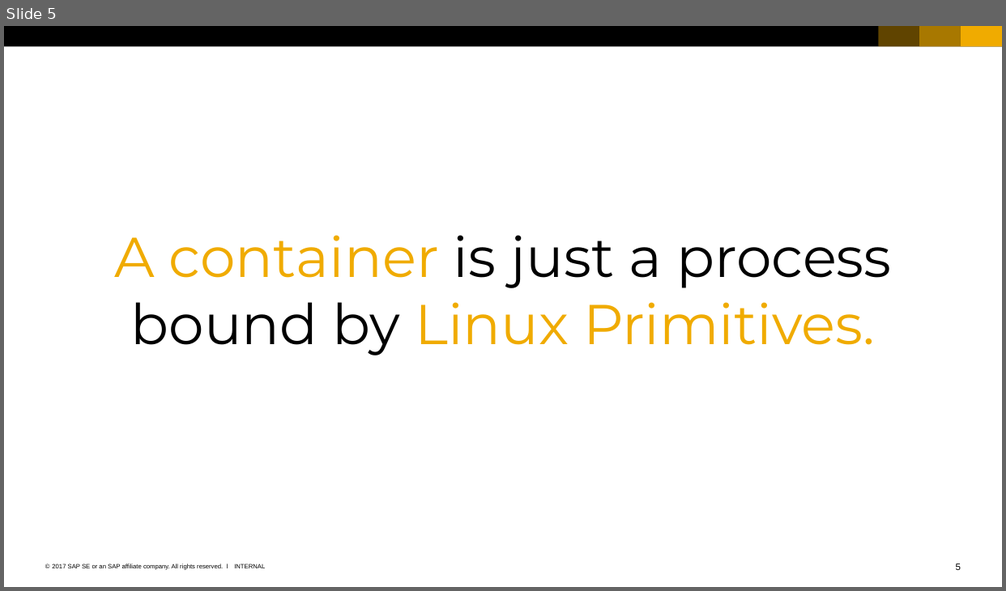
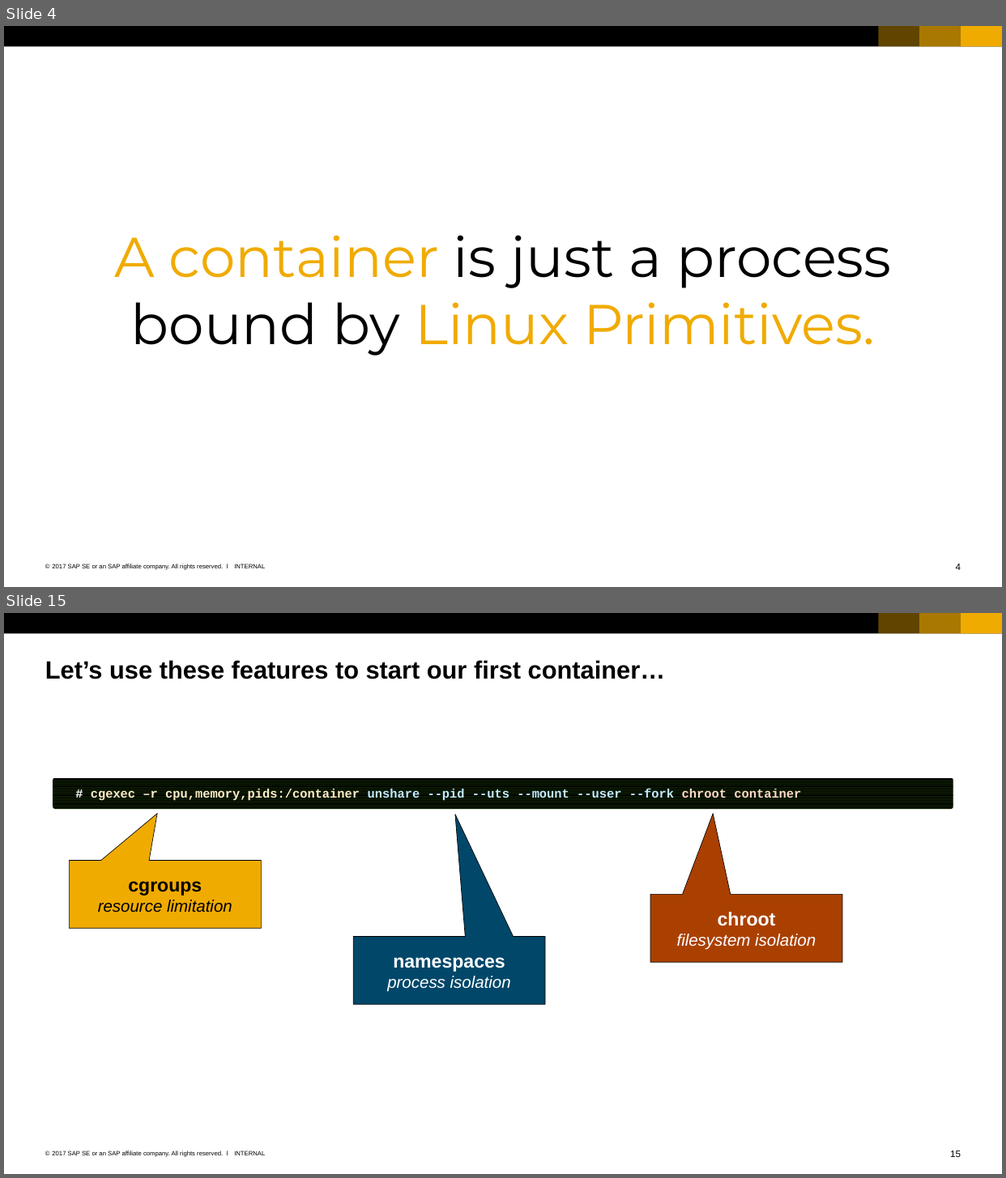
Before and after one commit to cuijiyao01/docker-k8s-training, a slide deck: docker/01_Basics_of_containers.pptx. Shown one above the other, each under a label of ours: slide 5 before the commit, slides 4 and 15 after it; the slides between them are not shown. The pictures are 1006x591 and 1006x1178 pixels, drawn with LibreOffice and Linux fonts; fonts in the diff are those of the drawing. Boxes give left, top, right and bottom in pixels: in the first picture for what was removed or moved away, otherwise in the second. Text is boxed around its words. In the diff, an @@ line names an element or a change of style, - is before the commit and + after.

Commit message:
First set of Docker refactoring.

```diff
--- a/docker/01_Basics_of_containers.pptx
+++ b/docker/01_Basics_of_containers.pptx
@@ slide 15 added at [4,613,1002,1174], background #FFFFFF; not listed: 7 template elements that a slide beside it also shows @@
@@ title added at [45,660,665,679], 24 pt, text #000000, bold @@
+Let’s use these features to start our first container…
@@ rounded rectangle added at [53,777,953,809], fill pattern #000000 on #112806, 12 pt, text #C3ECFF, bold @@
+    # cgexec –r cpu,memory,pids:/container unshare --pid --uts --mount --user --fork chroot container
@@ speech box added at [69,861,261,929], fill #F0AB00, outline #000000 0.5 pt, 16 pt, text #000000, italic @@
+cgroups
+resource limitation
@@ speech box added at [650,894,842,962], fill #AA4000, outline #000000 0.5 pt, 16 pt, text #FFFFFF, italic @@
+chroot
+filesystem isolation
@@ speech box added at [353,936,545,1004], fill #00476A, outline #000000 0.5 pt, 16 pt, text #FFFFFF, italic @@
+namespaces
+process isolation
@@ what was slide 5 is now slide 4 @@
@@ page number at [956,564,961,570]: text changed @@
-5
+4
```
Also in this commit, not shown: 1 slide changed, 11 other slides added, 1 slide removed, 10 other files.
